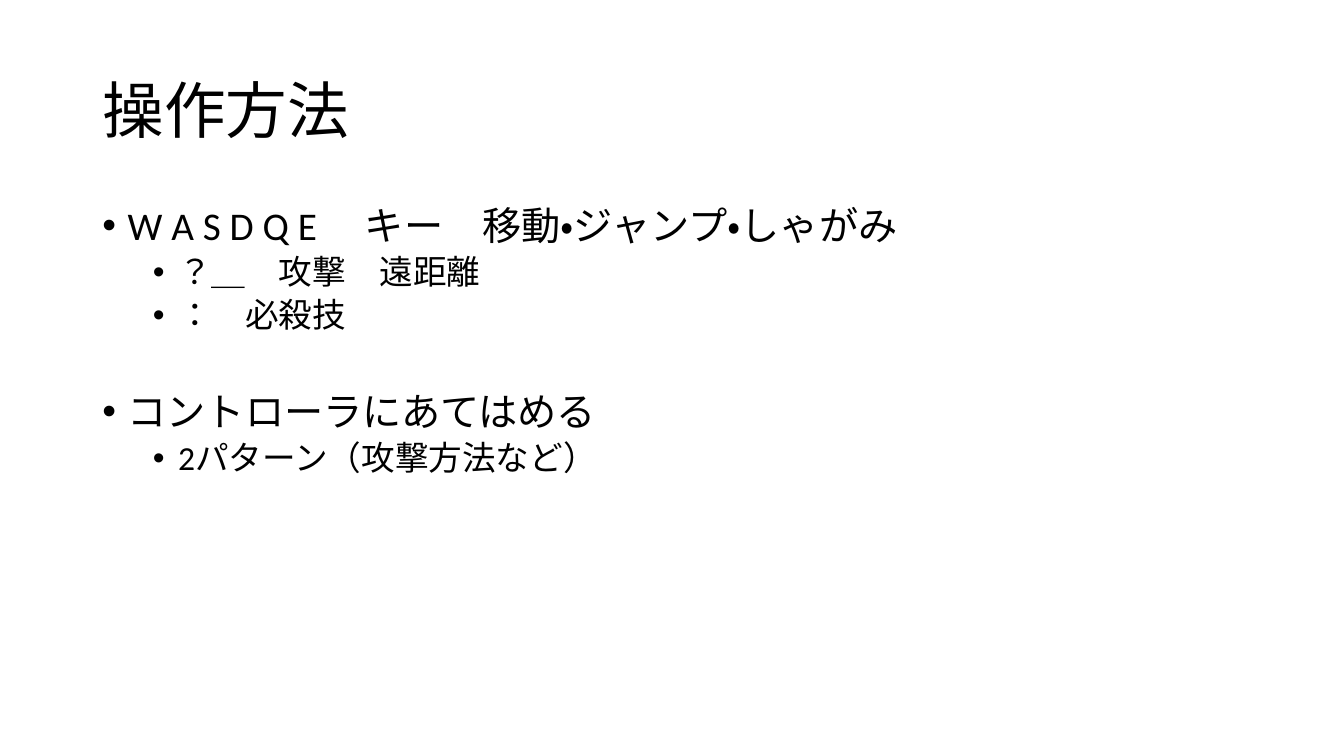
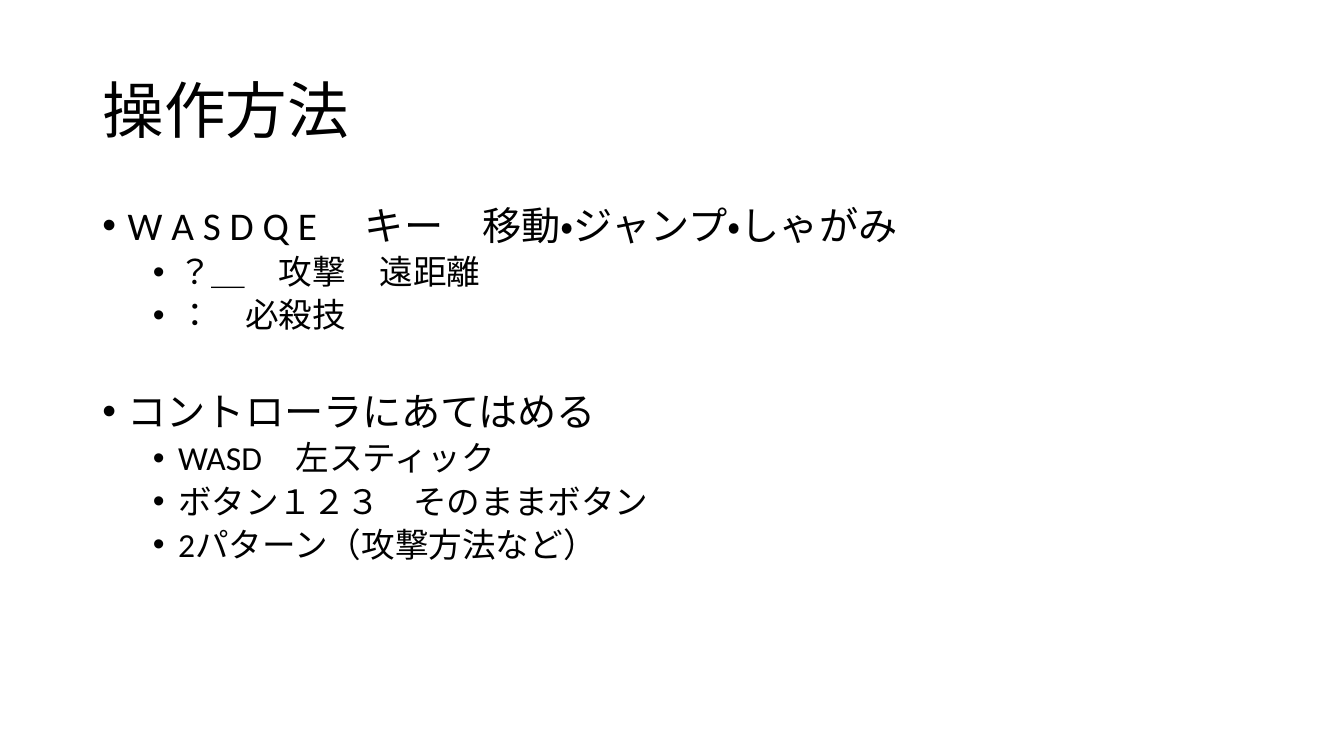
Before and after one commit to GCLUC2018s/GameProject, a slide deck: slide 2 of Hiroshima/仕様書/主人公の動き.pptx. Drawn at 1344x756 pixels with LibreOffice and Linux fonts; fonts in the diff are those of the drawing. Boxes give left, top, right and bottom in pixels: in the first picture for what was removed or moved away, otherwise in the second. Text is boxed around its words. In the diff, an @@ line names an element or a change of style, - is before the commit and + after.

Commit message:
仕様書変更

```diff
--- a/Hiroshima/仕様書/主人公の動き.pptx
+++ b/Hiroshima/仕様書/主人公の動き.pptx
@@ text at [178,442,648,516]: paragraphs added @@
+  • WASD 左スティック
+  • ボタン１２３ そのままボタン
```
